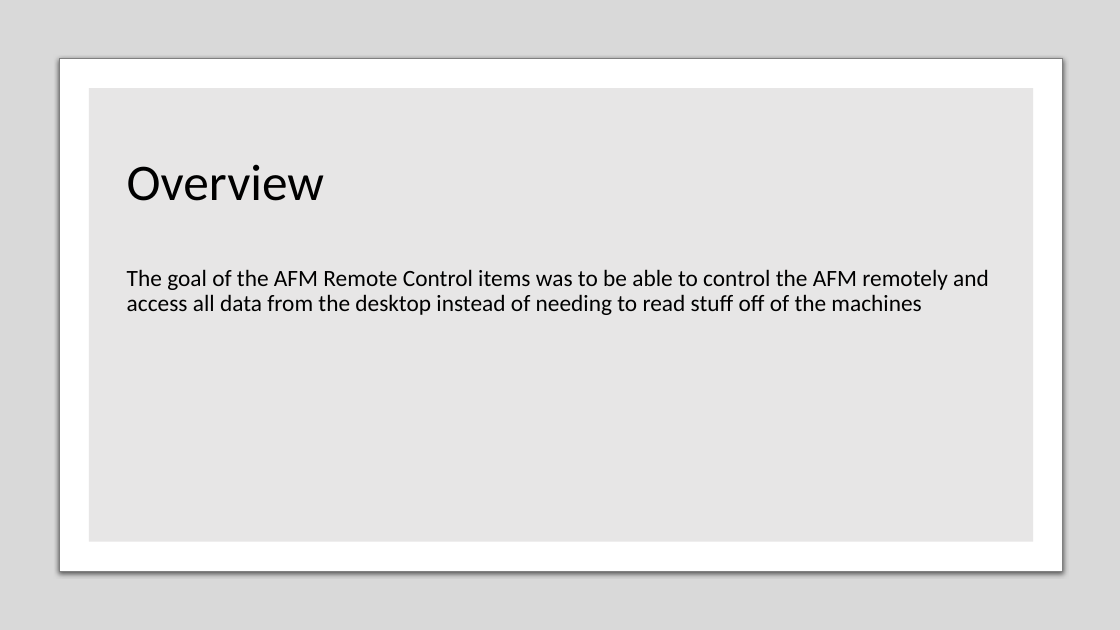
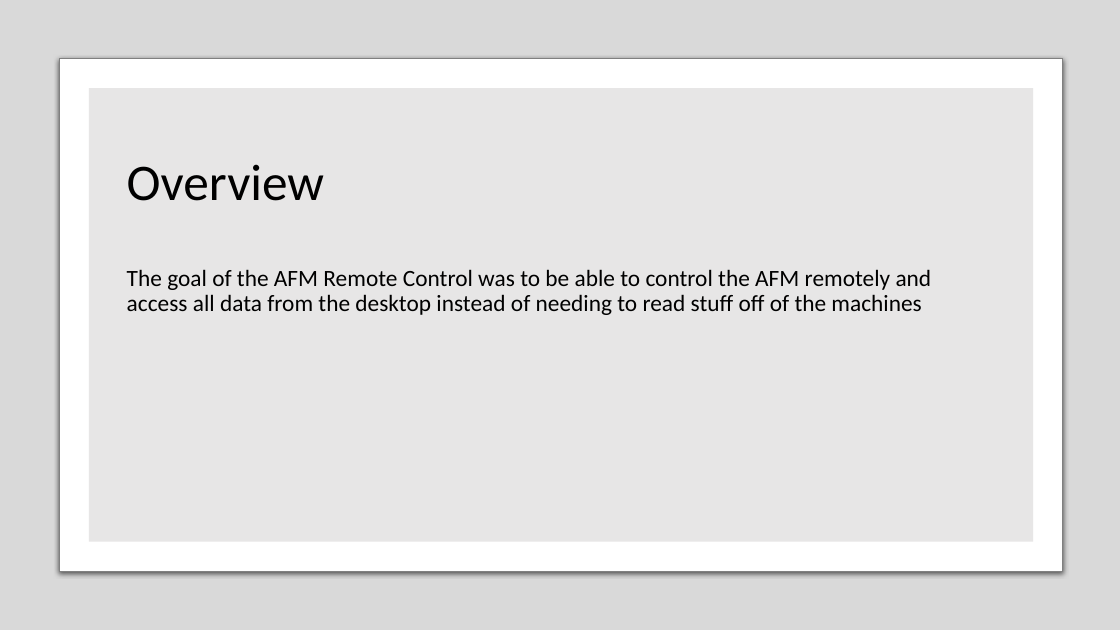
Before and after one commit to thesixtium/2022_summer_research, a slide deck: slide 16 of Aleksanders Summer Research Culmination.pptx. Drawn at 1120x630 pixels with LibreOffice and Linux fonts; fonts in the diff are those of the drawing. Boxes give left, top, right and bottom in pixels: in the first picture for what was removed or moved away, otherwise in the second. Text is boxed around its words. In the diff, an @@ line names an element or a change of style, - is before the commit and + after.

Commit message:
Finished off the ReadMe information

```diff
--- a/Aleksanders Summer Research Culmination.pptx
+++ b/Aleksanders Summer Research Culmination.pptx
@@ text at [127, 269, 932, 315]: text changed @@
-The goal of the AFM Remote Control items was to be able to control the AFM remotely and access all data from the desktop instead of needing to read stuff off of the machines
+The goal of the AFM Remote Control was to be able to control the AFM remotely and access all data from the desktop instead of needing to read stuff off of the machines
```
Also in this commit, not shown: 1 other file.
